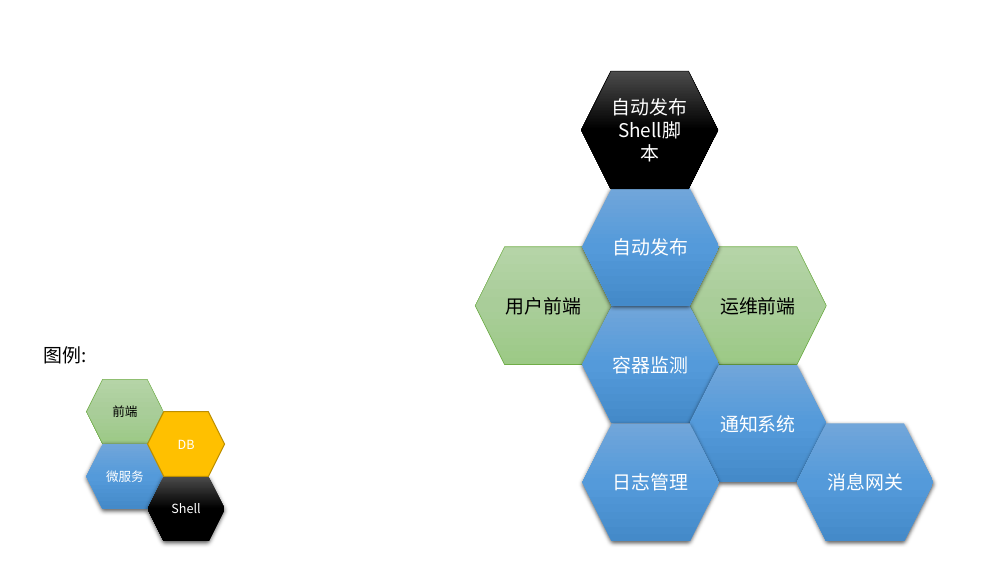
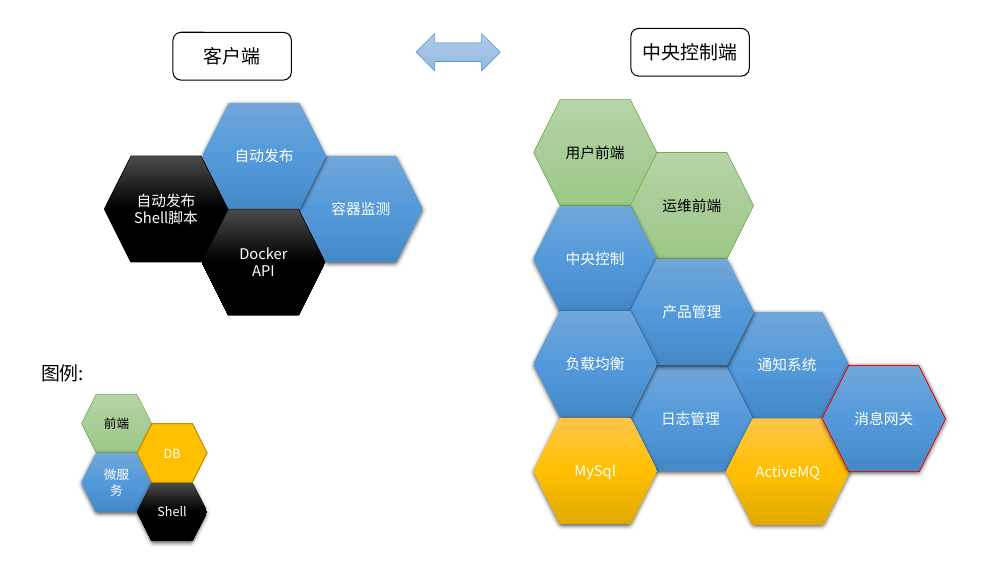
Before and after one commit to qijunbo/dockercloud, a slide deck: slide 6 of Lims系统架构.pptx. Drawn at 1008x567 pixels with LibreOffice and Linux fonts; fonts in the diff are those of the drawing. Boxes give left, top, right and bottom in pixels: in the first picture for what was removed or moved away, otherwise in the second. Text is boxed around its words. In the diff, an @@ line names an element or a change of style, - is before the commit and + after.

```diff
--- a/Lims系统架构.pptx
+++ b/Lims系统架构.pptx
@@ rounded rectangle added at (631, 28, 750, 76), fill #FFFFFF, outline #000000 1 pt, 18 pt, text #000000 @@
+中央控制端
@@ rounded rectangle added at (173, 33, 292, 80), fill #FFFFFF, outline #000000 1 pt, 18 pt, text #000000 @@
+客户端
@@ left right arrow added at (416, 33, 500, 70), fill gradient #B1CBE9 to #A3C1E5 to #93B9E4, outline #5B9BD5 0.5 pt @@
@@ hexagon "自动发布": place and size @@
-hexagon "自动发布" at (582, 188, 719, 306)
+hexagon "自动发布" at (203, 103, 326, 209)
@@ hexagon "用户前端": place and size @@
-hexagon "用户前端" at (476, 247, 613, 364)
+hexagon "用户前端" at (534, 100, 657, 206)
@@ size 18 to 14 pt in 7 elements at (726, 312, 849, 419), (629, 365, 752, 472), (631, 153, 754, 259), (534, 100, 657, 206), (299, 156, 423, 262), (203, 103, 326, 209), (104, 156, 228, 262) @@
@@ hexagon "自动发布": place and size @@
-hexagon "自动发布" at (582, 71, 718, 189)
+hexagon "自动发布" at (104, 156, 228, 262)
@@ hexagon "容器监测": place and size @@
-hexagon "容器监测" at (582, 306, 719, 423)
+hexagon "容器监测" at (299, 156, 423, 262)
@@ hexagon "运维前端": place and size @@
-hexagon "运维前端" at (690, 247, 827, 364)
+hexagon "运维前端" at (631, 153, 754, 259)
@@ hexagon added at (202, 209, 325, 316), fill gradient #4B4B4B to #000000, outline #000000 0.5 pt, 14 pt, text #FFFFFF @@
+Docker
+API
@@ hexagon "通知系统": place and size @@
-hexagon "通知系统" at (690, 364, 827, 482)
+hexagon "通知系统" at (726, 312, 849, 419)
@@ text "图例:": place and size @@
-text "图例:" at (44, 346, 87, 364)
+text "图例:" at (41, 364, 84, 382)
@@ hexagon "日志管理": place and size @@
-hexagon "日志管理" at (582, 423, 719, 541)
+hexagon "日志管理" at (629, 365, 752, 472)
@@ hexagon "消息网关": place and size @@
-hexagon "消息网关" at (797, 423, 934, 541)
+hexagon "消息网关" at (823, 365, 946, 472)
@@ hexagon "消息网关" at (823, 365, 946, 472): size 18 to 14 pt; outline none to #FF0000 0.75 pt @@
@@ hexagon "前端": place and size @@
-hexagon "前端" at (86, 380, 163, 445)
+hexagon "前端" at (82, 394, 152, 453)
@@ group added at (534, 206, 850, 526): 5 hexagons @@
+中央控制
+产品管理
+负载均衡
+MySql
+ActiveMQ
@@ hexagon "DB": place and size @@
-hexagon "DB" at (147, 412, 225, 477)
+hexagon "DB" at (137, 423, 207, 482)
@@ hexagon "微服务": place and size @@
-hexagon "微服务" at (86, 444, 163, 509)
+hexagon "微服务" at (82, 453, 152, 512)
@@ hexagon "Shell": place and size @@
-hexagon "Shell" at (147, 476, 225, 541)
+hexagon "Shell" at (137, 482, 207, 541)
```
Also in this commit, not shown: 3 other slides changed, 2 slides added.
